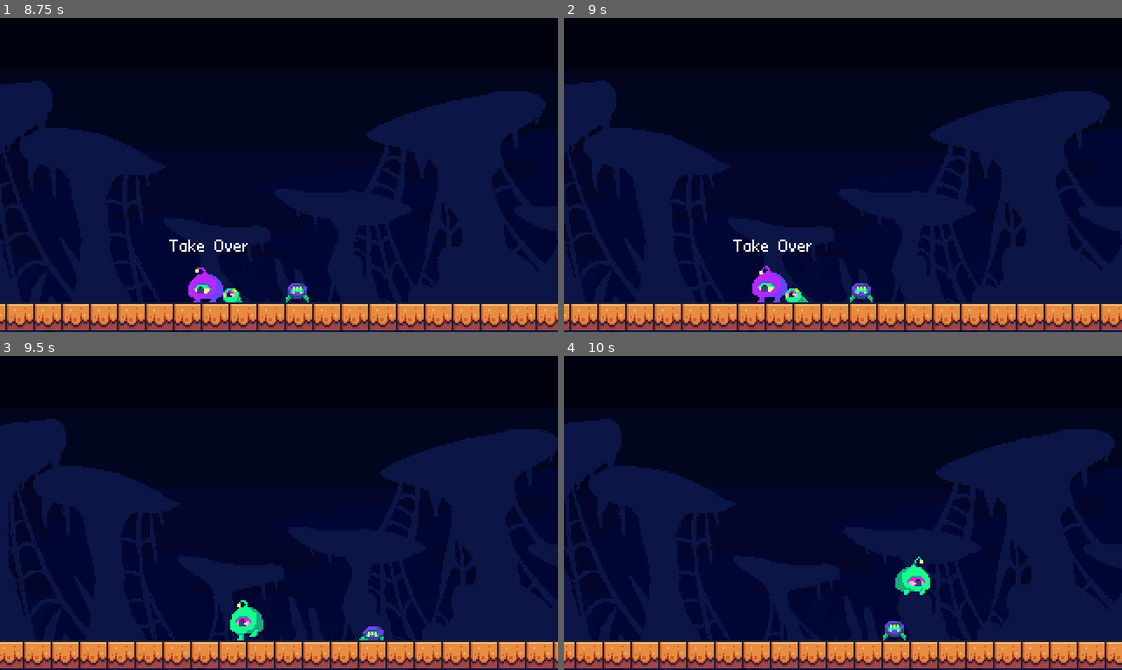
Above: before the commit, frames 1-4 (two rows, left to right).
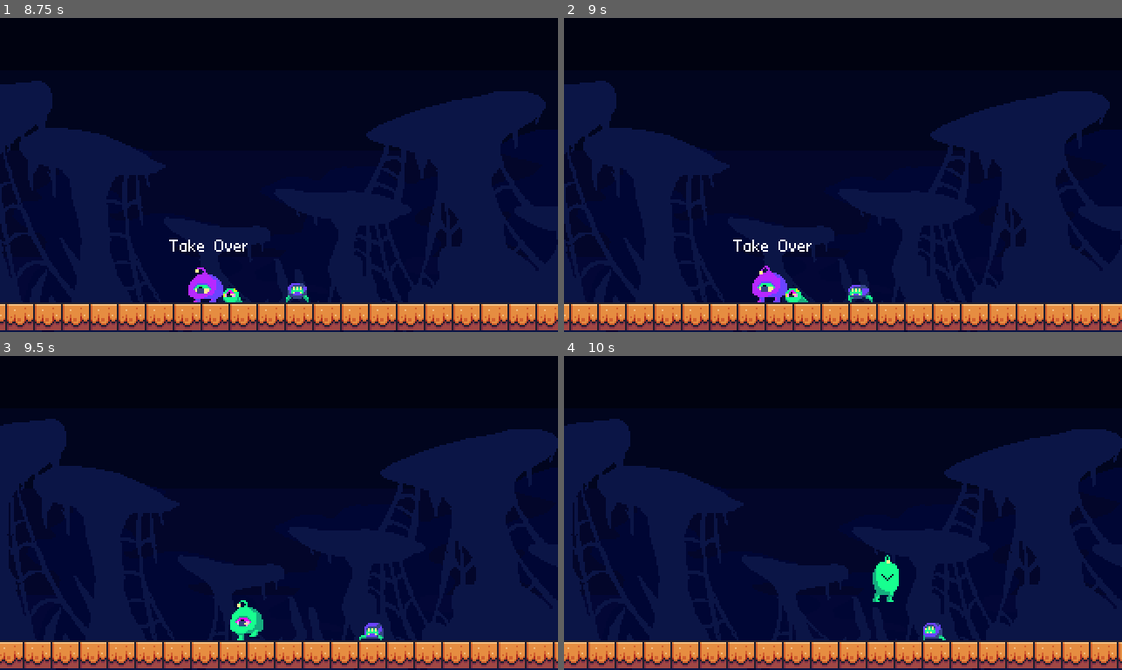
Above: after the commit, the same moments.

Repository: DfindWox/TGD-Wild-Jam-67
Game: Godot game, scene res://Scenes/Levels/level_test.tscn
Two runs of this game, one before a commit and one after it. Both use one fixed random seed, a clock stepped at 60 frames per second and the inputs below.
Inputs (mouse positions are in pixels of both pictures, inside the frame that each line leads up to):
- Up to frame 1 (8.75 s): move the mouse to (251, 237) at 0.52 s; hold Right (ui_right) 0.53-2.03 s; tap Space (attack) at 0.6, 1.35, 2.3, 2.85, 3.6, 4.55, 5.1, 5.85, 6.8, 7.35, 8.1 s; tap Up (ui_up) at 0.77, 1.52, 3.02, 3.77, 4.52, 6.02, 6.77, 7.52 s; move the mouse to (446, 222) at 1.27 s; move the mouse to (111, 127) at 2.02 s; hold Left (ui_left) 2.03-4.28 s; tap Z (take_over) at 2.1, 4.35, 6.6 s; move the mouse to (306, 175) at 2.77 s; move the mouse to (195, 96) at 3.52 s; move the mouse to (401, 159) at 4.27 s; hold Right (ui_right) 4.28-8.03 s; move the mouse to (167, 190) at 5.02 s; tap Enter at 5.75 s; move the mouse to (334, 105) at 5.77 s; move the mouse to (251, 237) at 6.52 s; move the mouse to (446, 222) at 7.27 s; move the mouse to (111, 127) at 8.02 s; hold Left (ui_left) from 8.03 s (still down)
- Up to frame 2 (9 s): keep holding Left (ui_left); move the mouse to (870, 175) at 8.77 s; tap Z (take_over) at 8.85 s
- Up to frame 3 (9.5 s): keep holding Left (ui_left); tap Up (ui_up) at 9.02 s; tap Space (attack) at 9.05 s
- Up to frame 4 (10 s): move the mouse to (759, 434) at 9.52 s; release Left (ui_left) at 9.53 s; hold Right (ui_right) from 9.53 s (still down); tap Space (attack) at 9.6 s; tap Up (ui_up) at 9.77 s

Frame 1 is identical in both runs. In frame 2, 0.1% of the frame differs, in the area x 50-55%, y 84-90%; in frame 3, 0.2%; in frame 4, 9.7%, in the area x 0-100%, y 20-100%.

Commit message:
bug fix
attack delay was refreshing itself

Diff:
--- a/Actors/shooter.gd
+++ b/Actors/shooter.gd
@@ -10,9 +10,10 @@
 	$RayCast2D.scale.x = 1 if is_facing_right else -1
 
 func ai_behavior(_delta):
+	print('check')
 	if attack_timer.is_stopped():
 		var collided_body = $RayCast2D.get_collider()
-		if collided_body and collided_body is Player and collided_body.has_parasite:
+		if collided_body and collided_body is Player and collided_body.has_parasite and $AttackDelay.is_stopped():
 			$AttackDelay.start()
 		else: #attempt failed
 			$AnimationPlayer.play("land")
